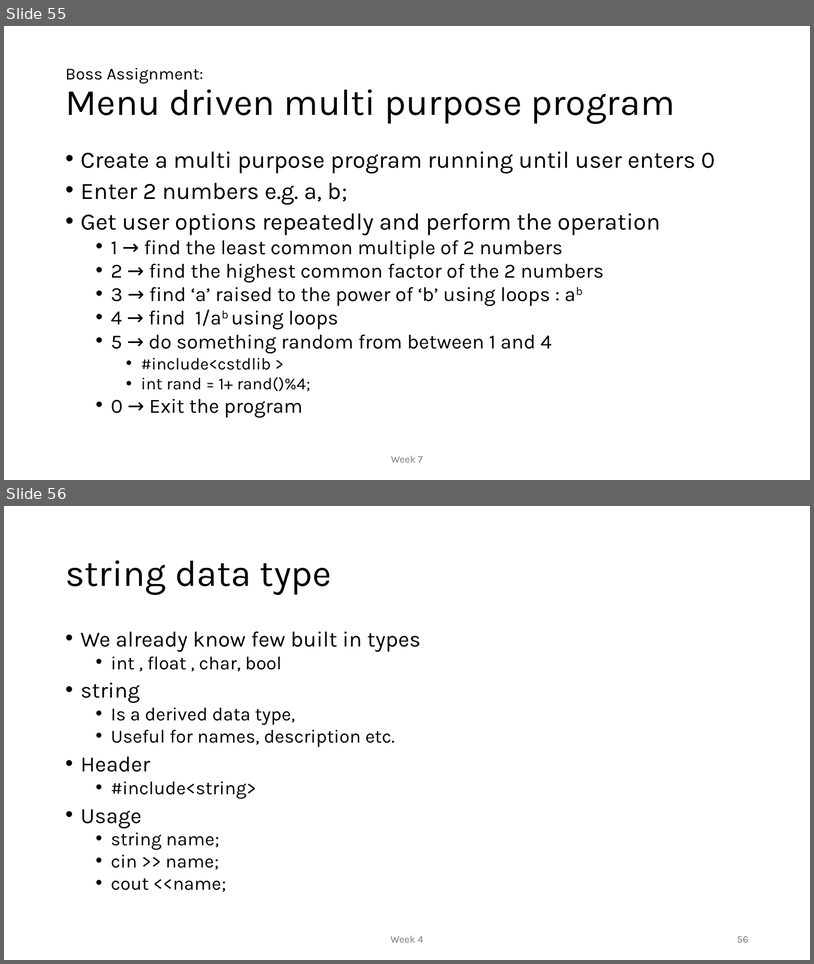
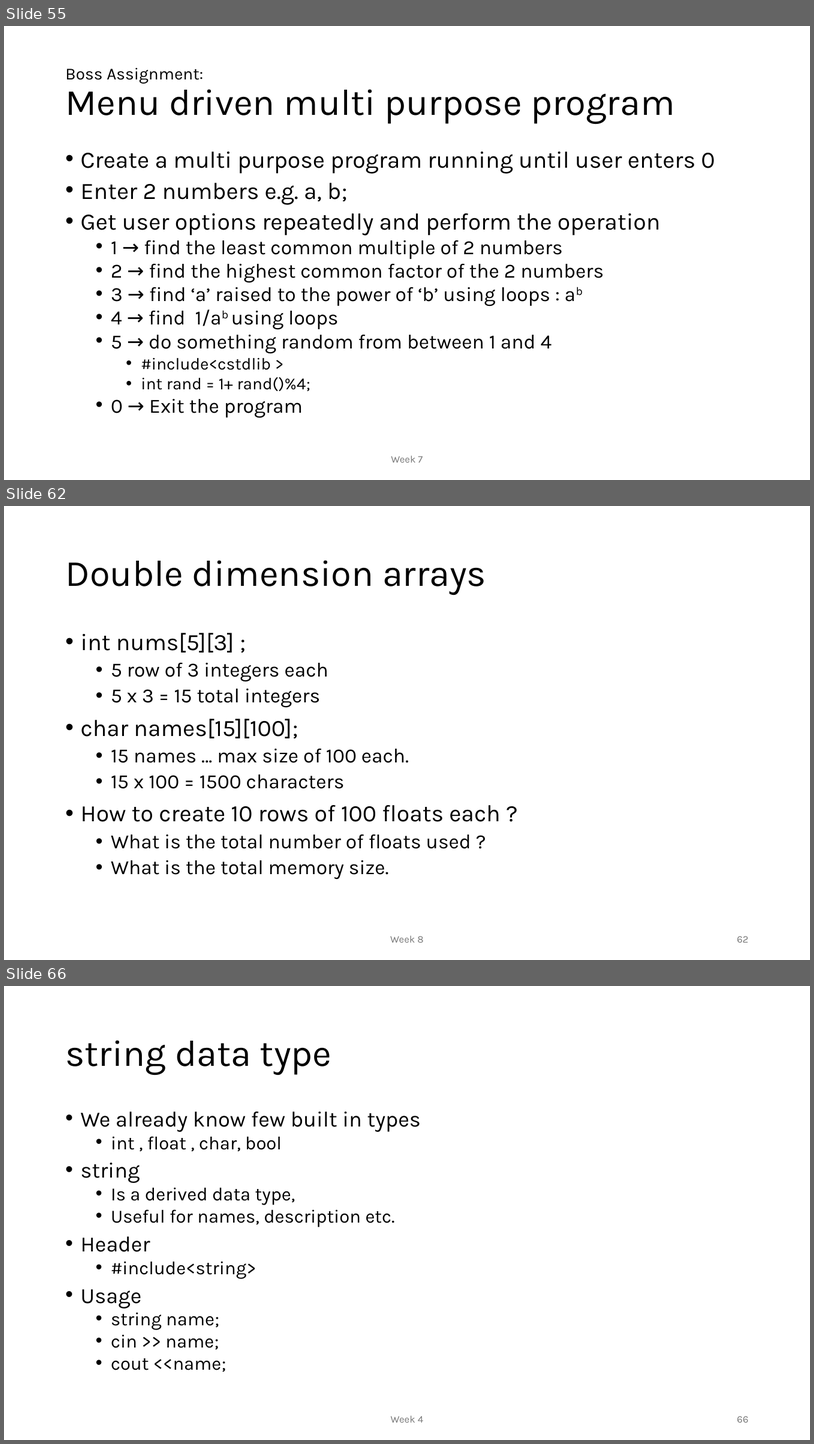
Before and after one commit to MoklaEducation/ems_fall_2025_cpp101, a slide deck: all/Intro to Programming_all.pptx. Shown one above the other, each under a label of ours: slides 55 and 56 before the commit, slides 55, 62 and 66 after it; the slides between them are not shown. The pictures are 814x964 and 814x1444 pixels, drawn with LibreOffice and Linux fonts; fonts in the diff are those of the drawing. Boxes give left, top, right and bottom in pixels: in the first picture for what was removed or moved away, otherwise in the second. Text is boxed around its words. In the diff, an @@ line names an element or a change of style, - is before the commit and + after.

Commit message:
Week 8

```diff
--- a/all/Intro to Programming_all.pptx
+++ b/all/Intro to Programming_all.pptx
@@ slide 62 added at [4, 506, 810, 960], background #FFFFFF @@
@@ title added at [65, 560, 486, 595], 44 pt, text #000000 @@
+Double dimension arrays
@@ text added at [81, 633, 500, 879], 24 pt, text #000000 @@
+• int nums[5][3] ;
+  • 5 row of 3 integers each
+  • 5 x 3 = 15 total integers
+• char names[15][100];
+  • 15 names … max size of 100 each.
+  • 15 x 100 = 1500 characters
+• How to create 10 rows of 100 floats each ?
+  • What is the total number of floats used ?
+  • What is the total memory size.
@@ text added at [390, 935, 423, 942], 12 pt, text #797979 @@
+Week 8
@@ page number added at [737, 936, 749, 942], 12 pt, text #797979 @@
+62
@@ what was slide 56 is now slide 66 @@
@@ page number at [737, 1416, 749, 1422]: text changed @@
-56
+66
```
Also in this commit, not shown: 9 other slides added, 1 other file.
